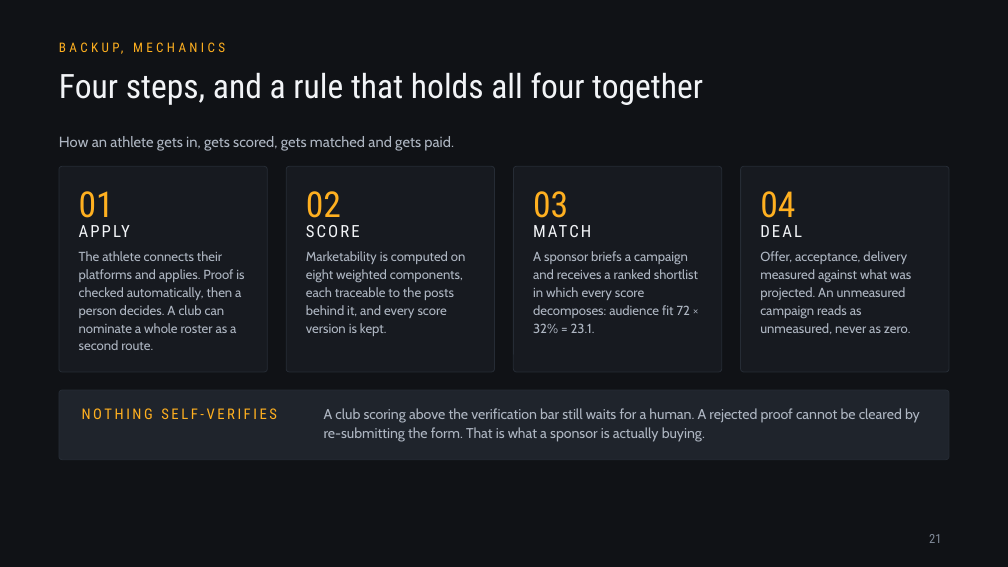
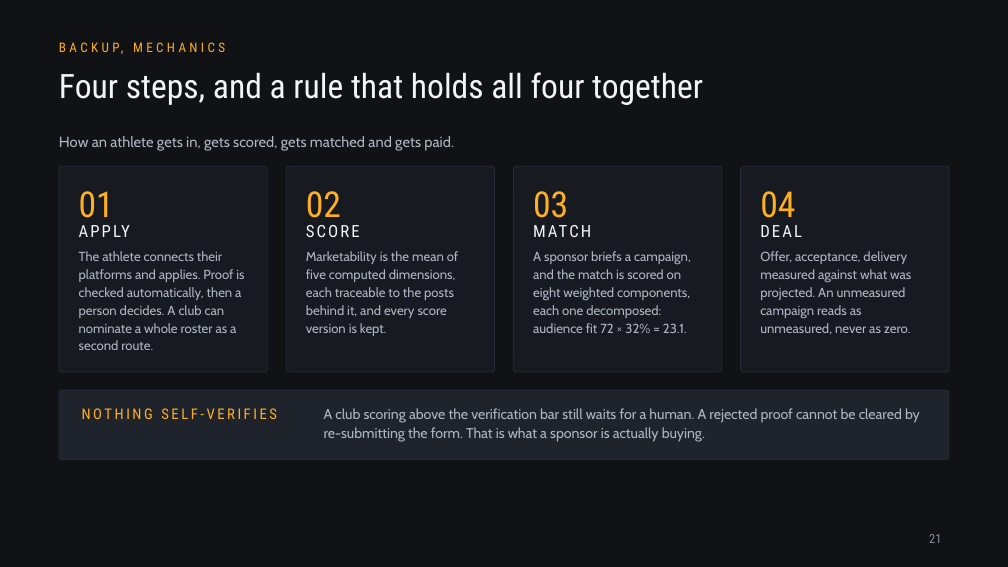
Before and after one commit to jadzoghaib/stride, a slide deck: slide 21 of deck/Stride_Pitch_Deck.pptx. Drawn at 1008x567 pixels with LibreOffice and Linux fonts; fonts in the diff are those of the drawing. Boxes give left, top, right and bottom in pixels: in the first picture for what was removed or moved away, otherwise in the second. Text is boxed around its words. In the diff, an @@ line names an element or a change of style, - is before the commit and + after.

```diff
--- a/deck/Stride_Pitch_Deck.pptx
+++ b/deck/Stride_Pitch_Deck.pptx
@@ text at (306,251,458,336): text changed @@
-Marketability is computed on eight weighted components, each traceable to the posts behind it, and every score version is kept.
+Marketability is the mean of five computed dimensions, each traceable to the posts behind it, and every score version is kept.
@@ text at (533,251,691,333): text changed @@
-A sponsor briefs a campaign and receives a ranked shortlist in which every score decomposes: audience fit 72 × 32% = 23.1.
+A sponsor briefs a campaign, and the match is scored on eight weighted components, each one decomposed: audience fit 72 × 32% = 23.1.
```
Also in this commit, not shown: 3 other files.
